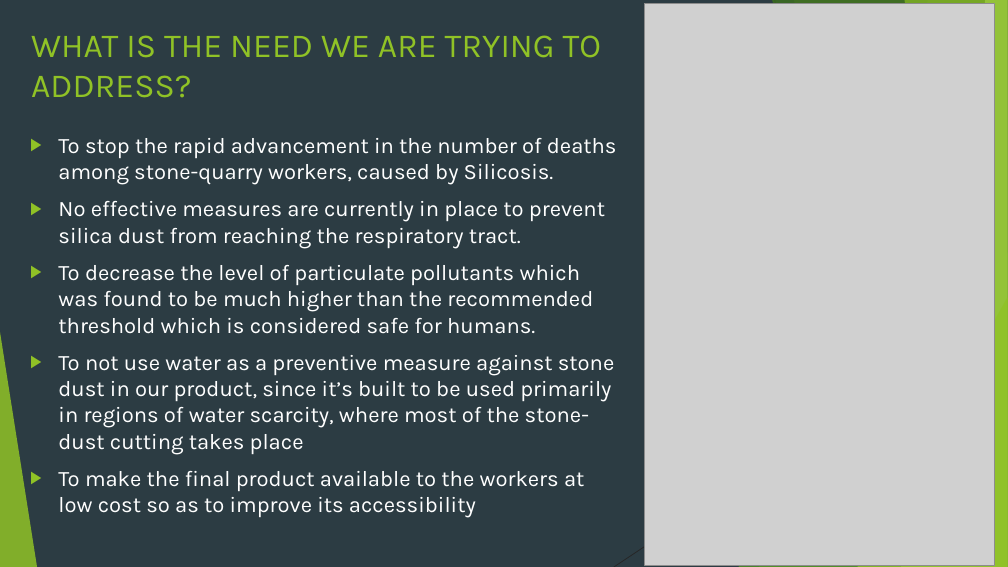
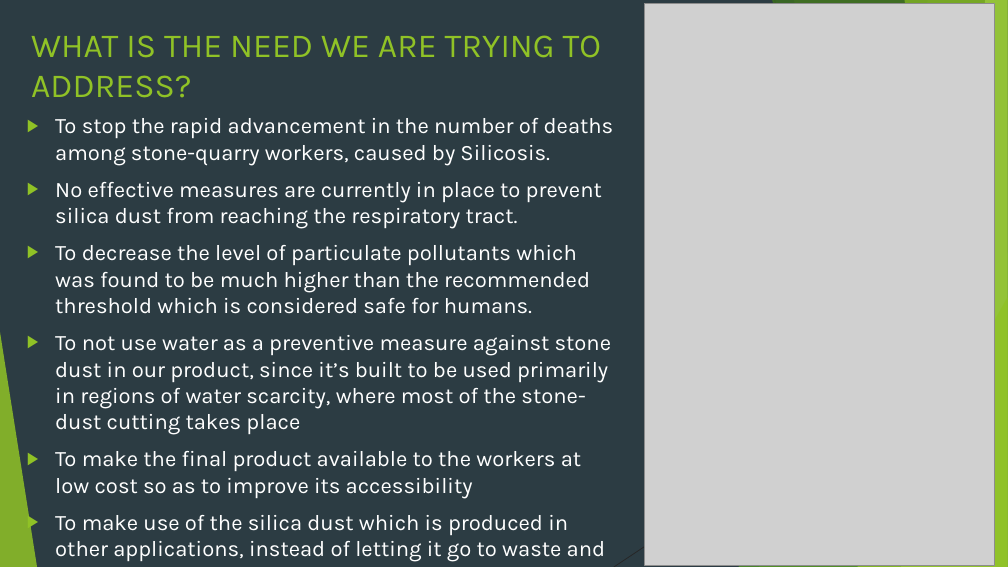
Before and after one commit to ShubhamMittal99/DISA-PPT, a slide deck: slide 2 of DISA.pptx. Drawn at 1008x567 pixels with LibreOffice and Linux fonts; fonts in the diff are those of the drawing; grey boxes stand for pictures. Boxes give left, top, right and bottom in pixels: in the first picture for what was removed or moved away, otherwise in the second. Text is boxed around its words. In the diff, an @@ line names an element or a change of style, - is before the commit and + after.

```diff
--- a/DISA.pptx
+++ b/DISA.pptx
@@ text "To stop the rapid advancement ...": place and size @@
-text "To stop the rapid advancement ..." at <box>58,138,617,518</box>
+text "To stop the rapid advancement ..." at <box>55,118,614,562</box>
@@ text at <box>55,515,605,562</box>: paragraph added @@
+▶ To make use of the silica dust which is produced in other applications, instead of letting it go to waste and polluting the environment.
```
Also in this commit, not shown: 1 slide added, 1 slide removed.
